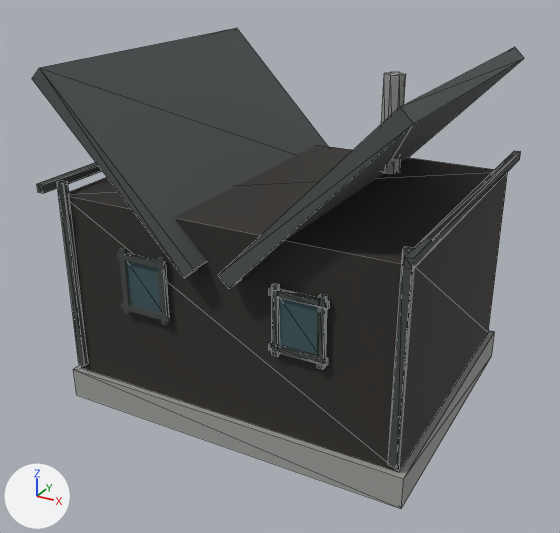
A saved change to the glTF model assets/runtime/models/norway/norway-house-charcoal-dark_lod0.glb.
Rendered twice from a 50 mm camera at (9.79, -18.66, 12.94) aimed at (-0.23, -0.44, 3.83). Lighting does not change. The marker at lower left points along +X, +Y and +Z. The first picture is the older version. Mesh edges are drawn as thin lines on the coarser meshes. Vertices at exactly the same position are counted once.

Objects in the first picture: 'RF_House_Chimney', 'RF_House_Corner', 'RF_House_Corner.001', 'RF_House_Fascia', 'RF_House_Fascia.001', 'RF_House_Foundation', 'RF_House_RoofA', 'RF_House_RoofB', 'RF_House_Walls', 'RF_House_WindowRecess', 'RF_House_WindowRecess.001' and 8 more.
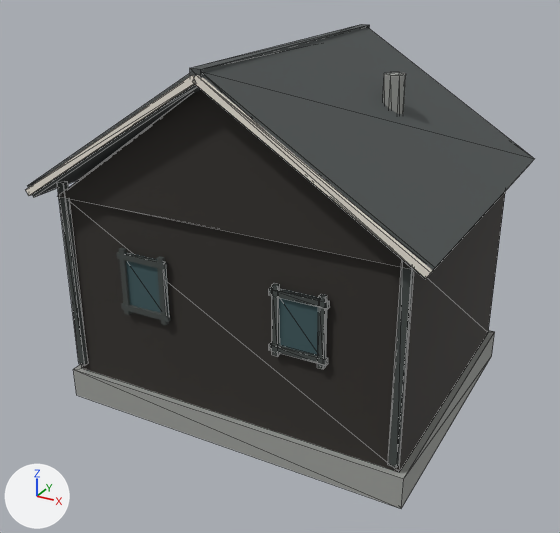
The change, as a diff of the scene's bpy script:
```diff
--- a/assets/runtime/models/norway/norway-house-charcoal-dark_lod0.glb.py
+++ b/assets/runtime/models/norway/norway-house-charcoal-dark_lod0.glb.py
@@ me_cube_123 @@
-me_cube_123.from_pydata(...)  # 8 vertices, 12 faces; spans x -2.3..2.3, y -4.57..4.57, z -2.38..2.38
-me_cube_123.vertices[0].co = (-2.3, -4.57, 2.08)  # pixel (31, 78)
-me_cube_123.vertices[1].co = (-2.0, -4.57, 2.38)  # pixel (39, 67)
-me_cube_123.vertices[2].co = (-2.3, 4.57, 2.08)
-me_cube_123.vertices[3].co = (-2.0, 4.57, 2.38)  # pixel (236, 27)
-me_cube_123.vertices[4].co = (2.0, -4.57, -2.38)  # pixel (184, 278)
-me_cube_123.vertices[5].co = (2.3, -4.57, -2.08)  # pixel (193, 269)
-me_cube_123.vertices[6].co = (2.0, 4.57, -2.38)
-me_cube_123.vertices[7].co = (2.3, 4.57, -2.08)
+me_cube_123.from_pydata(...)  # 8 vertices, 12 faces; spans x -2.85..2.85, y -4.58..4.58, z -1.87..1.87
+# me_cube_123 part 1
+me_cube_123.vertices[0].co = (-2.67, -4.58, -1.87)  # pixel (33, 197)
+me_cube_123.vertices[1].co = (-2.85, -4.58, -1.58)  # pixel (27, 185)
+me_cube_123.vertices[2].co = (-2.67, 4.58, -1.87)
+me_cube_123.vertices[3].co = (-2.85, 4.58, -1.58)
+me_cube_123.vertices[4].co = (2.85, -4.58, 1.58)
+me_cube_123.vertices[5].co = (2.67, -4.58, 1.87)
+me_cube_123.vertices[6].co = (2.85, 4.58, 1.58)
+me_cube_123.vertices[7].co = (2.67, 4.58, 1.87)
 me_cube_123.materials.append(mat_rf_roof_slate)
@@ me_cube_124 @@
-me_cube_124.from_pydata(...)  # 8 vertices, 12 faces; spans x -2.3..2.3, y -4.57..4.57, z -2.38..2.38
-me_cube_124.vertices[0].co = (-2.0, -4.57, -2.38)  # pixel (228, 288)
-me_cube_124.vertices[1].co = (-2.3, -4.57, -2.08)  # pixel (217, 275)
-me_cube_124.vertices[2].co = (-2.0, 4.57, -2.38)
-me_cube_124.vertices[3].co = (-2.3, 4.57, -2.08)
-me_cube_124.vertices[4].co = (2.3, -4.57, 2.08)  # pixel (413, 123)
-me_cube_124.vertices[5].co = (2.0, -4.57, 2.38)  # pixel (399, 106)
-me_cube_124.vertices[6].co = (2.3, 4.57, 2.08)  # pixel (524, 58)
-me_cube_124.vertices[7].co = (2.0, 4.57, 2.38)  # pixel (514, 46)
+me_cube_124.from_pydata(...)  # 8 vertices, 12 faces; spans x -2.85..2.85, y -4.58..4.58, z -1.87..1.87
+# me_cube_124 part 2
+me_cube_124.vertices[0].co = (-2.85, -4.58, 1.58)  # pixel (194, 83)
+me_cube_124.vertices[1].co = (-2.67, -4.58, 1.87)
+me_cube_124.vertices[2].co = (-2.85, 4.58, 1.58)
+me_cube_124.vertices[3].co = (-2.67, 4.58, 1.87)  # pixel (367, 26)
+me_cube_124.vertices[4].co = (2.67, -4.58, -1.87)  # pixel (425, 279)
+me_cube_124.vertices[5].co = (2.85, -4.58, -1.58)  # pixel (435, 267)
+me_cube_124.vertices[6].co = (2.67, 4.58, -1.87)  # pixel (527, 167)
+me_cube_124.vertices[7].co = (2.85, 4.58, -1.58)  # pixel (534, 158)
 me_cube_124.materials.append(mat_rf_roof_slate)
@@ me_cube_166 @@
+me_cube_166.from_pydata([(-2.81, -0.08, 1.65), (-2.71, -0.08, 1.8), (-2.81, 0.08, 1.65), (-2.71, 0.08, 1.8), (2.71, -0.08, -1.8), (2.81, -0.08, -1.65), (2.71, 0.08, -1.8), (2.81, 0.08, -1.65)], [], [(0, 1, 3), (0, 3, 2), (2, 3, 7), (2, 7, 6), (6, 7, 5), (6, 5, 4), (4, 5, 1), (4, 1, 0), (2, 6, 4), (2, 4, 0), (7, 3, 1), (7, 1, 5)])
+me_cube_166.materials.append(mat_rf_warm_white)  # white #efe8dd
@@ me_cube_165 @@
+me_cube_165.from_pydata([(-2.71, -0.08, -1.8), (-2.81, -0.08, -1.65), (-2.71, 0.08, -1.8), (-2.81, 0.08, -1.65), (2.81, -0.08, 1.65), (2.71, -0.08, 1.8), (2.81, 0.08, 1.65), (2.71, 0.08, 1.8)], [], [(0, 1, 3), (0, 3, 2), (2, 3, 7), (2, 7, 6), (6, 7, 5), (6, 5, 4), (4, 5, 1), (4, 1, 0), (2, 6, 4), (2, 4, 0), (7, 3, 1), (7, 1, 5)])
+me_cube_165.materials.append(mat_rf_warm_white)  # white #efe8dd
@@ ob_rf_house_roofa @@
 ob_rf_house_roofa = bpy.data.objects.new('RF_House_RoofA', me_cube_123)
-ob_rf_house_roofa.location = (-2.65, 0.0, 7.4)
+ob_rf_house_roofa.location = (-2.76, 0.0, 8.21)
@@ ob_rf_house_roofb @@
 ob_rf_house_roofb = bpy.data.objects.new('RF_House_RoofB', me_cube_124)
-ob_rf_house_roofb.location = (2.65, 0.0, 7.4)
+ob_rf_house_roofb.location = (2.76, 0.0, 8.21)
@@ ob_rf_house_fascia @@
-ob_rf_house_fascia = bpy.data.objects.new('RF_House_Fascia', me_cube_127)
@@ ob_rf_house_fascia_001 @@
-ob_rf_house_fascia_001 = bpy.data.objects.new('RF_House_Fascia.001', me_cube_128)
@@ ob_rf_house_ridgecap @@
+ob_rf_house_ridgecap = bpy.data.objects.new('RF_House_RidgeCap', me_cube_169)  # a box spanning x -0.14..0.14, y -4.64..4.64, z -0.12..0.12; in mat_rf_roof_slate (dark grey #4d5252)
+ob_rf_house_ridgecap.location = (0.0, 0.0, 10.01)
@@ ob_rf_house_vergerightfront @@
+ob_rf_house_vergerightfront = bpy.data.objects.new('RF_House_VergeRightFront', me_cube_166)
+ob_rf_house_vergerightfront.location = (2.76, -4.62, 8.21)
@@ ob_rf_house_vergeleftfront @@
+ob_rf_house_vergeleftfront = bpy.data.objects.new('RF_House_VergeLeftFront', me_cube_165)
+ob_rf_house_vergeleftfront.location = (-2.76, -4.62, 8.21)
@@ ob_rf_house_gables @@
+ob_rf_house_gables = bpy.data.objects.new('RF_House_Gables', me_rf_house_gables_mesh_010)  # 12 vertices, 16 faces; spans x -5.0..5.0, y -4.16..4.16, z 6.3..9.79; in mat_rf_wall_charcoal_dark (dark grey #302d29)
+ob_rf_house_gables.location = (0.0, 0.0, 0.0)
```

Location of each change, [x1, y1, x2, y2] in pixels of the pictures (560 x 533 px):
'RF_House_RoofB', reshaped, moved (11% wider)
    before: [218, 47, 524, 289]
    after: [195, 28, 534, 278]
'RF_House_RoofA', reshaped, moved
    before: [32, 28, 328, 278]
    after: [28, 73, 200, 197]
'RF_House_Gables', added
    after: [57, 89, 413, 269]
'RF_House_VergeRightFront', added
    after: [193, 75, 433, 279]
'RF_House_Fascia.001', deleted
    before: [404, 151, 521, 269]
'RF_House_VergeLeftFront', added
    after: [26, 74, 195, 196]
'RF_House_RidgeCap', added
    after: [190, 24, 370, 78]
'RF_House_Fascia', deleted
    before: [37, 162, 102, 193]
